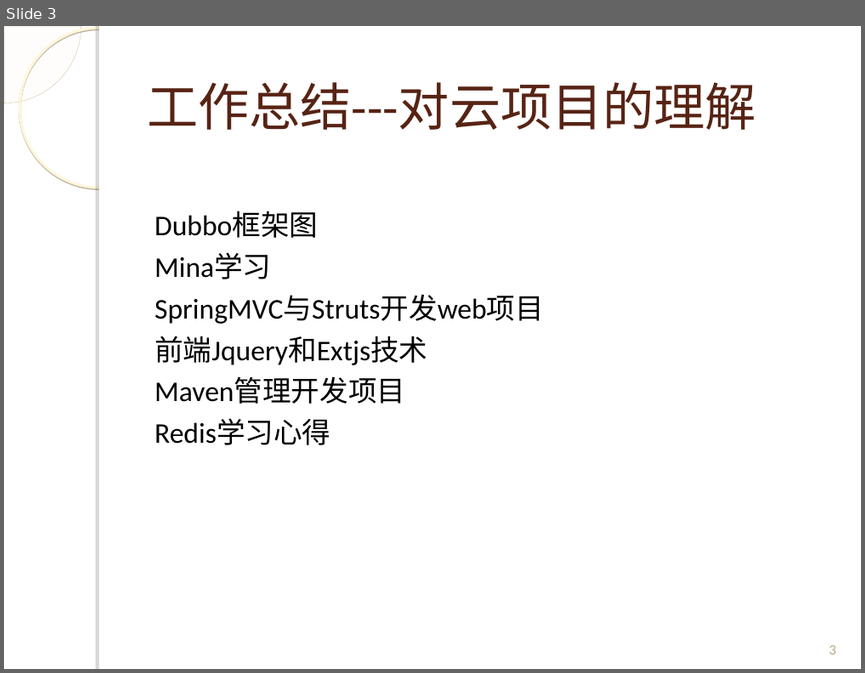
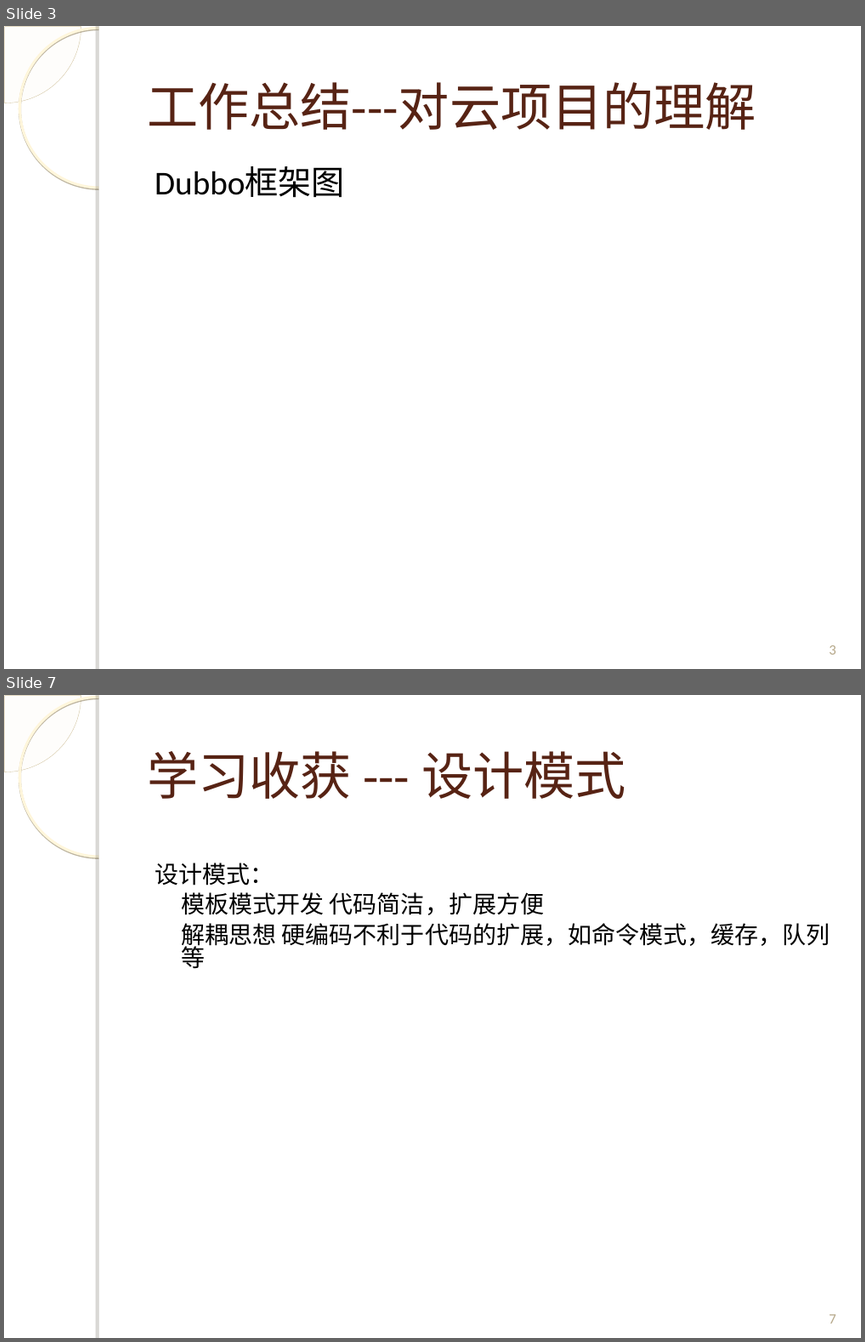
Before and after one commit to Spectrumleeee/Works, a slide deck: document/转正答辩_云平台部_黎光谱.ppt. Shown one above the other, each under a label of ours: slide 3 before the commit, slides 3 and 7 after it; the slides between them are not shown. The pictures are 865x673 and 865x1342 pixels, drawn with LibreOffice and Linux fonts; fonts in the diff are those of the drawing; background and template pictures are left out. Boxes give left, top, right and bottom in pixels: in the first picture for what was removed or moved away, otherwise in the second. Text is boxed around its words. In the diff, an @@ line names an element or a change of style, - is before the commit and + after.

```diff
--- a/document/转正答辩_云平台部_黎光谱.ppt
+++ b/document/转正答辩_云平台部_黎光谱.ppt
@@ slide 7 added at [4,695,861,1338], background picture (left out); not listed: 4 template elements that a slide beside it also shows @@
@@ title added at [147,751,626,799], 43 pt, text #572314 @@
+学习收获 --- 设计模式
@@ text added at [154,862,830,969], 20 pt, text #000000 @@
+设计模式：
+模板模式开发 代码简洁，扩展方便
+解耦思想 硬编码不利于代码的扩展，如命令模式，缓存，队列等
@@ page number added at [828,1314,835,1323], 12 pt, text #B5A788 @@
+7
@@ slide 3 changed as well @@
@@ freeform shape at [4,26,80,102]: outline redrawn @@
@@ ellipse at [19,28,179,188]: shadow changed @@
@@ text "Dubbo框架图" at [154,166,345,198]: size 24 to 28 pt; line spacing 1 to 0.9 @@
@@ text at [154,254,544,445]: paragraphs removed @@
-Mina学习
-SpringMVC与Struts开发web项目
-前端Jquery和Extjs技术
-Maven管理开发项目
-Redis学习心得
```
Also in this commit, not shown: 6 other slides changed, 6 other slides added, 1 other file.
